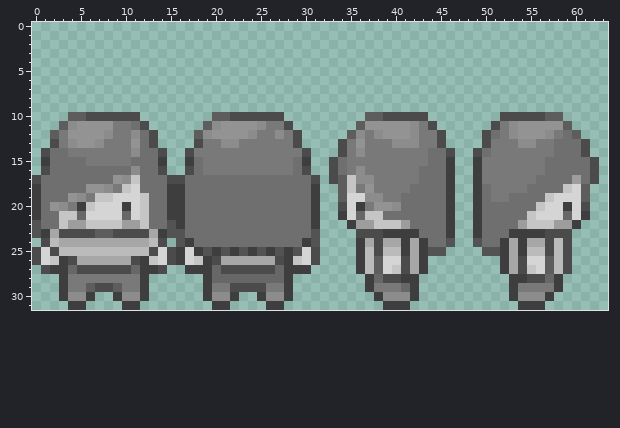
File history of a pixel-art sprite, res/character/Molly/Molly_Died.png. The picture above was drawn from the file before the commit.
The file is 192x96 pixels, drawn in blocks of 3x3; one block is one cell here. Colours within 5 levels of each other are drawn and written as one.
After the commit:
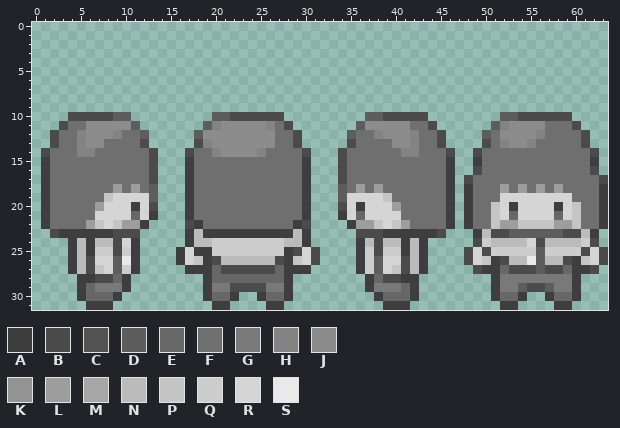
Palette (. is transparent): A #3e3e3e  B #4b4b4b  C #535353  D #5d5d5d  E #676767  F #6f6f6f  G #797979  H #838383  J #8c8c8c  K #939393  L #9d9d9d  M #a7a7a7  N #bbbbbb  P #c5c5c5  Q #cdcdcd  R #d5d5d5  S #e9e9e9
The edit:
@@ x 0..63 @@
  9 ................................................................
-10 ....DDBBBBBB........DDBBBBBB.........DDBBBBB........BBBBBDD.....
-11 ...DJKKKKGGFB......DJKKKKJGGB.......DKKKKKJGB......BGJKKKKKD....
-12 ..DGKKKKJGGJFB....DJKKKKJGGJGB.....DJGJKKKJGGB....BFGJKKKJGFD...
-13 ..BGJKKJGGGKFB....BGGJJGGGGGGB....BGKGGGJJJGGB....BGGGJJGGFFFB..
-14 .BFFGGGGGGGJFFB..BGGGGGGGGGGGGB...BGJGGGGGGGFFB..BFGGGGGGGFFFB..
-15 .AFFFFGGGGGFFFA..AFGGGGGGGGGGFA..BFGGGGGGGGGFFA..AGGGGGGGFFFFFB.
-16 .BFFFFFFFFFJFFB..BFGGGGGGGGGGFB..BFGJGGGGGGFFFA..AGGGGGGGFFFFFB.
-17 BFFFFFFFFKJPFFFBBFFFFFFFFFFFFFFB.BDPJJGGGGGFFFA..AGGGGGGFFFFLFB.
-18 AFFFFFKKJGPRFFFAAFFFFFFFFFFFFFFA..DPGKGGGGFFFFA..AFGGGGFFFFPRD..
-19 AFFFKJGPPRRRPFFAAFFFFFFFFFFFFFFA..DRRJJGGFFFFFA..AFGGFFFFPRRRD..
-20 AFKJGAPRRRARPFFAAFFFFFFFFFFFFFFA..BRAGKKJFFFFFA..AFFFFFFPRRARB..
-21 AFFPPERRRRERPFFAAFFFFFFFFFFFFFFA..AREPPFFFFFFFA..AFFFFFPRRRERA..
-22 CFFPLLPPPPLLPFFCAFFFFFFFFFFFFFFA...ALLPPPLFFFFA..AFFFFLPPPLLA...
-23 CAMBBBBDDBBBBMACCFFFFFFFFFFFFFFC....BBBAAAAFFFA..AFFFAAAABBB....
-24 .BNMMMMMMMMMMNB.CAFFFFFFFFFFFFAC....AMBMMAMAFFC..CFFAMAMMBNB....
-25 BRBNNNNNNNNNNBRBARACACACACACACRB....ANBNNAMACC....CCAMANNBNB....
-26 BRPABMMMMMMBAPRBARPABMMMMMMBAPRB....ANDRRBMA........AMBRRDNB....
-27 .BAAEBBBBBBEAAB..AAAEBBBBBBEAAA.....ANDRPBMA........AMBPRDNB....
-28 ...AGGGGGGGGA......AEEEEEEEEA........AEBBAA..........AABBEA.....
-29 ...AGGDBBDGGA......AGGBBBBGGA........AGGGEA..........AGGGGA.....
-30 ...AJJA..AJJA......AJJA..AJJA.........AJJJA..........AJJJA......
-31 ....AA....AA........AA....AA...........AAA............AAA.......
+10 ....BBBBBDD.........DDBBBBBB.........DDBBBBB........DDBBBBBB....
+11 ...BFFJJJJJD.......DHJJJJJHFB.......DJJJJJFFB......DHJJJJFFFB...
+12 ..BFFHJJJHFFD.....DJJJJJJJJFFB.....DFFHJJJHFFB....DFJJJJHFFFFB..
+13 ..BFFHJJFFFFB.....BHJJJJJJJFFB.....BFFFFJJHFFB....BFHJJHFFFFFB..
+14 .BFFFHHFFFFFFB...BFFHJJJJHFFFFB...BFFFFFFHHFFFB..BFFFFFFFFFFFFB.
+15 .AFFFFFFFFFFFB...AFFFFFFFFFFFFA...BFFFFFFFFFFFA..AFFFFFFFFFFFFA.
+16 .AFFFFFFFFFFFB...AFFFFFFFFFFFFA...BFFFFFFFFFFFA..BFFFFFFFFFFFFB.
+17 .AFFFFFFFFFFFB...AFFFFFFFFFFFFA...BFFFFFFFFFFFA.BFFFFFFFFFFFFFFB
+18 .AFFFFFFFLFLFD...AFFFFFFFFFFFFA...DFLFLFFFFFFFA.AFFFLFLFLFLFFFFA
+19 .AFFFFFFPRRRRD...AFFFFFFFFFFFFA...DRRRRPFFFFFFA.AFFFRRRRRRRRFFFA
+20 .AFFFFFLRRRARB...AFFFFFFFFFFFFA...BRARRRLFFFFFA.AFFPRARRRRARPFFA
+21 .AFFFFFRRRRERA...AFFFFFFFFFFFFA...ARERRRRFFFFFA.AFFPRERRRRERPFFA
+22 .AFFFFLPRPLLA....BAFFFFFFFFFFAB....ALLPRPLFFFFA.AFFPLLPPPPLLPFFA
+23 ..BAAAAAABBB.....ANAAAAAAAAAANA.....BBBAAAAAAB...ANBBDDDDDDBBNA.
+24 ....ANANNBRA.....ANNQQQQQQQQNNA.....ANBNNANA.....BQNNNNRBNNNNQB.
+25 ....ANAQQBQA....ARAAQQQQQQQQABRB....AQBQQANA....BRBQQQQQDQQQQBRB
+26 ....ANBRRDSA....ARPABNNNNNNBAPRB....AQDRRBNA....BRPABNNSDNNBAPRB
+27 ....ANBPRDQA.....AAAEBBBBBBEAAA.....AQDRPBNA.....BAAEBBBDBBEAAB.
+28 .....AABBEA........AEEEEEEEEA........AEBBAA........AGGGGGGGGA...
+29 .....AEGGGA........AGGBBBBGGA........AGGGEA........AGGDBBDGGA...
+30 .....AEEEA.........AEEA..AEEA.........AEEEA........AEEA..AEEA...
+31 ......AAA...........AA....AA...........AAA..........AA....AA....
Changed places in both pictures, as pixel boxes (x1, y1, x2, y2):
changed: (32, 112, 608, 310)
